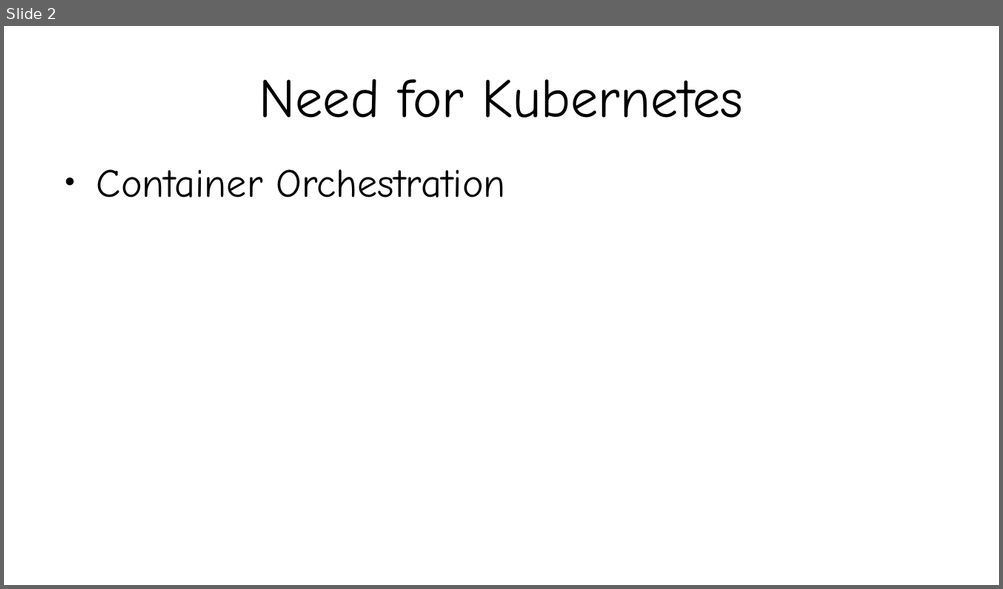
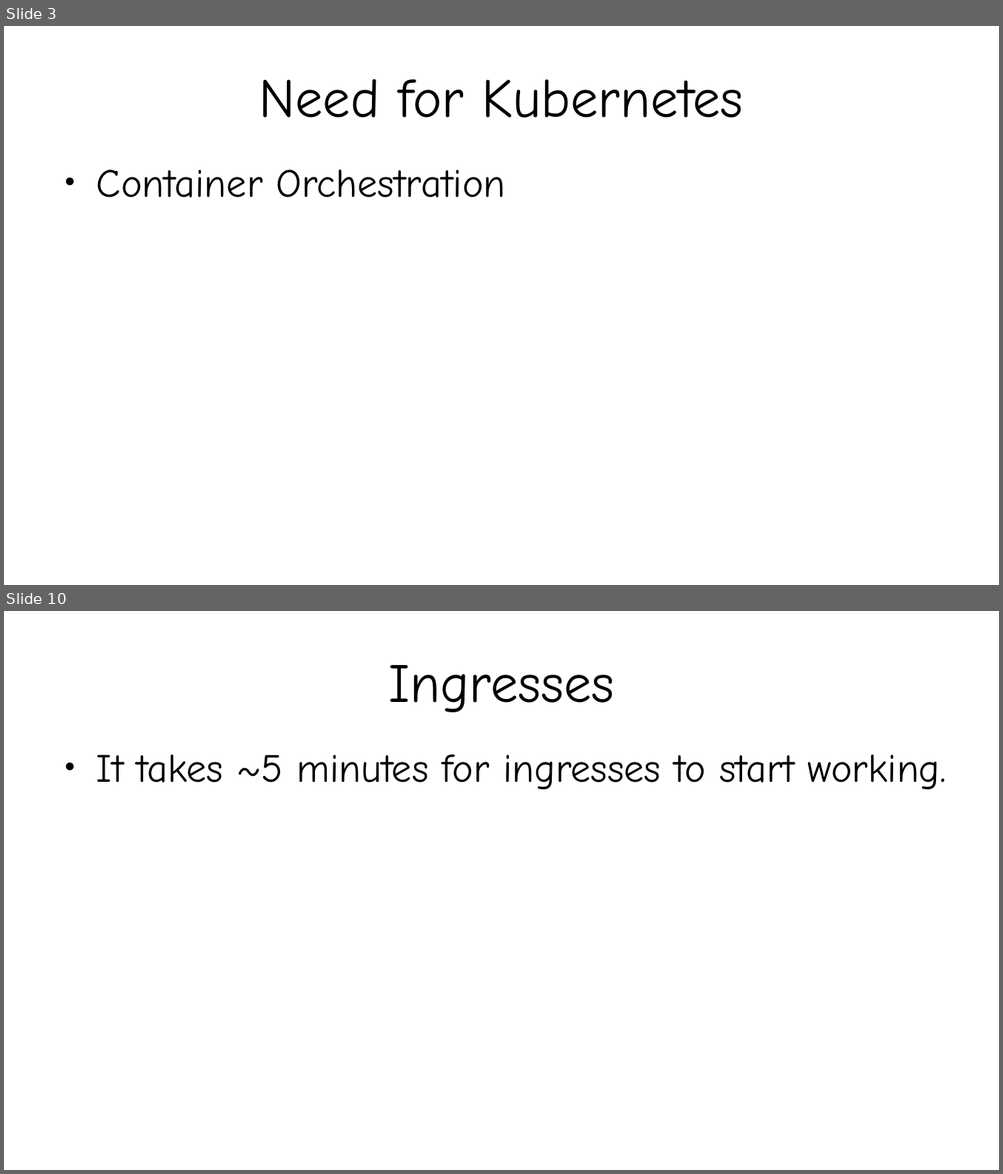
Before and after one commit to kislaykishore/microservices, a slide deck: Kubernetes.odp. Shown one above the other, each under a label of ours: slide 2 before the commit, slides 3 and 10 after it; the slides between them are not shown. The pictures are 1003x589 and 1003x1174 pixels, drawn with LibreOffice and Linux fonts; fonts in the diff are those of the drawing. Boxes give left, top, right and bottom in pixels: in the first picture for what was removed or moved away, otherwise in the second. Text is boxed around its words. In the diff, an @@ line names an element or a change of style, - is before the commit and + after.

```diff
--- a/Kubernetes.odp
+++ b/Kubernetes.odp
@@ slide 10 added at bbox=[4, 611, 999, 1170], background #FFFFFF @@
@@ title added at bbox=[388, 665, 614, 712], 44 pt, text #000000 @@
+Ingresses
@@ text added at bbox=[96, 755, 946, 790], 32 pt, text #000000 @@
+● It takes ~5 minutes for ingresses to start working.
@@ what was slide 2 is now slide 3 @@
```
Also in this commit, not shown: 1 slide changed, 7 other slides added, 5 other files.
